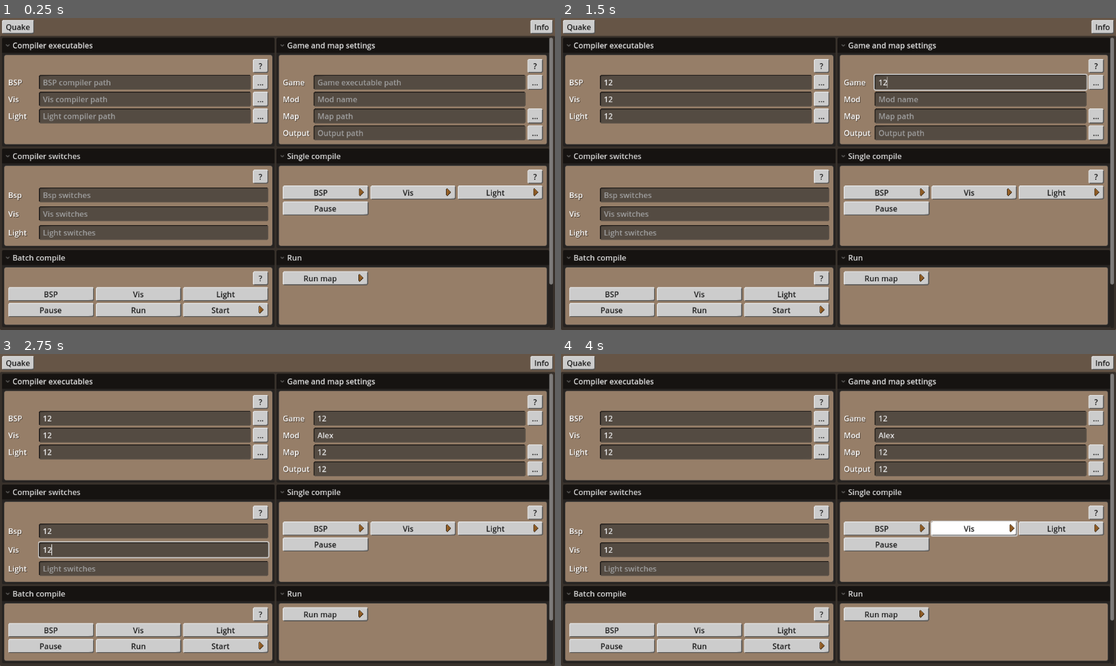
Above: before the commit, frames 1-4 (two rows, left to right).
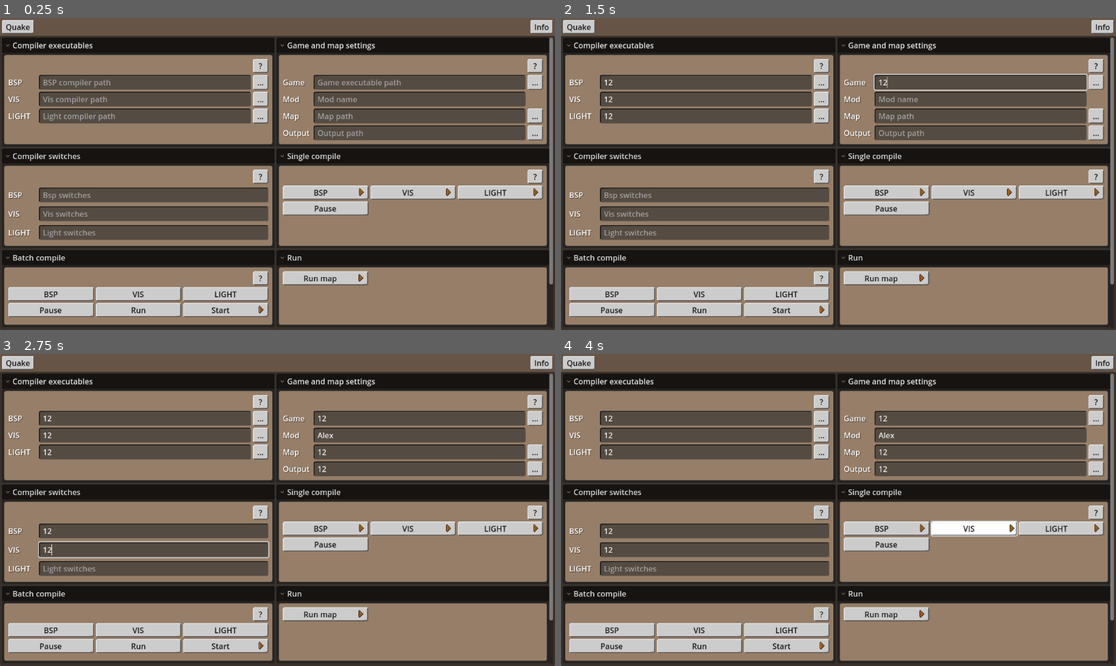
Above: after the commit, the same moments.

Repository: VictorKarp/Quakompiler
Game: Godot game, scene res://scenes/main/main.tscn
Same seed, same stepped clock (60 frames per second), same inputs: the game is played once before the commit and once after it.
Inputs (mouse positions are in pixels of both pictures, inside the frame that each line leads up to):
- Up to frame 1 (0.25 s): no input
- Up to frame 2 (1.5 s): click (705, 83) at 0.52 s; type "12" at 0.6 s; click (705, 99) at 0.75 s; type "12" at 0.83 s; click (705, 114) at 0.98 s; type "12" at 1.07 s; click (982, 83) at 1.27 s; type "12" at 1.35 s
- Up to frame 3 (2.75 s): click (421, 435) at 1.5 s; type "Alex" at 1.58 s; click (421, 450) at 1.73 s; type "12" at 1.82 s; click (421, 469) at 2.02 s; type "12" at 2.1 s; click (155, 531) at 2.25 s; type "12" at 2.33 s; click (155, 550) at 2.48 s; type "12" at 2.57 s
- Up to frame 4 (4 s): click "BSP" at 2.75 s; click "Vis" (after the commit: "VIS") at 3.5 s

The runs differ from the first frame. In frame 1, 0.3% of the frame differs, in the area x 2-92%, y 25-91%; in frame 2, 0.3%; in frame 3, 0.3%; in frame 4, 0.3%.

Commit message:
Spelling fixes on main and help pages

Diff:
--- a/scenes/main/main.tscn
+++ b/scenes/main/main.tscn
@@ -101,9 +101,9 @@
 topic = "Compiler executables"
 help_text = "You need to get a compiler from somewhere first before you can select it here. The compiler converts your .map file to a .bsp file which the game can run.
 
-[url=https://ericwa.github.io/ericw-tools/]ericw-tools[/url] …(161 unchanged characters)… url], extract the files and choose the Bsp, Vis and Light executables here in the GUI.
-
-Click the help button in the \"Compilation\" section for more info about the Bsp, Vis and Light stages.
+[url=https://ericwa.github.io/ericw-tools/]ericw-tools[/url] …(161 unchanged characters)… url], extract the files and choose the BSP, VIS and LIGHT executables here in the GUI.
+
+Click the help button in the \"Single compile\" section for more info about the BSP, VIS and LIGHT stages.
 
 "
 
@@ -127,7 +127,7 @@
 
 [node name="Vis" type="Label" parent="VBoxContainer/Tabs/Quake/ScrollContainer/HFlowContainer/Compilers/PanelContainer/MarginContainer/VBoxContainer/GridContainer"]
 layout_mode = 2
-text = "Vis"
+text = "VIS"
 
 [node name="VisPath" parent="VBoxContainer/Tabs/Quake/ScrollContainer/HFlowContainer/Compilers/PanelContainer/MarginContainer/VBoxContainer/GridContainer" instance=ExtResource("5_yyfjg")]
 layout_mode = 2
@@ -142,7 +142,7 @@
 
 [node name="Light" type="Label" parent="VBoxContainer/Tabs/Quake/ScrollContainer/HFlowContainer/Compilers/PanelContainer/MarginContainer/VBoxContainer/GridContainer"]
 layout_mode = 2
-text = "Light"
+text = "LIGHT"
 
 [node name="LightPath" parent="VBoxContainer/Tabs/Quake/ScrollContainer/HFlowContainer/Compilers/PanelContainer/MarginContainer/VBoxContainer/GridContainer" instance=ExtResource("5_yyfjg")]
 layout_mode = 2
@@ -278,9 +278,9 @@
 
 Switches always begin with a dash (-) and are separated by spaces. Some switches can use numbers as well. Read the documentation for your compiler to see which switches it provides. Here are some examples for the [url=https://ericwa.github.io/ericw-tools/]ericw-tools[/url] compilers:
 
-BSP:   -bsp2 -subdivide 128
-Vis:     -fast -v
-Light: -extra -bounce
+BSP:     -bsp2 -subdivide 128
+VIS:      -fast -v
+LIGHT: -extra -bounce
 
 If you are using the ericw-tools, read the docs for [url=https://ericwa.github.io/ericw-tools/doc/qbsp.html]qbsp[/url], [url=https://ericwa.github.io/ericw-tools/doc/vis.html]vis[/url] and [url=https://ericwa.github.io/ericw-tools/doc/light.html]light[/url] to learn about each stage's switches."
 
@@ -294,7 +294,7 @@
 [node name="Label" type="Label" parent="VBoxContainer/Tabs/Quake/ScrollContainer/HFlowContainer/CompilerSwitches/PanelContainer/MarginContainer/VBoxContainer/HBoxContainer2"]
 custom_minimum_size = Vector2(60, 0)
 layout_mode = 2
-text = "Bsp"
+text = "BSP"
 
 [node name="BspSwitches" parent="VBoxContainer/Tabs/Quake/ScrollContainer/HFlowContainer/CompilerSwitches/PanelContainer/MarginContainer/VBoxContainer/HBoxContainer2" instance=ExtResource("5_yyfjg")]
 layout_mode = 2
@@ -319,7 +319,7 @@
 [node name="Label2" type="Label" parent="VBoxContainer/Tabs/Quake/ScrollContainer/HFlowContainer/CompilerSwitches/PanelContainer/MarginContainer/VBoxContainer/HBoxContainer3"]
 custom_minimum_size = Vector2(60, 0)
 layout_mode = 2
-text = "Vis"
+text = "VIS"
 
 [node name="VisSwitches" parent="VBoxContainer/Tabs/Quake/ScrollContainer/HFlowContainer/CompilerSwitches/PanelContainer/MarginContainer/VBoxContainer/HBoxContainer3" instance=ExtResource("5_yyfjg")]
 layout_mode = 2
@@ -344,7 +344,7 @@
 [node name="Label3" type="Label" parent="VBoxContainer/Tabs/Quake/ScrollContainer/HFlowContainer/CompilerSwitches/PanelContainer/MarginContainer/VBoxContainer/HBoxContainer4"]
 custom_minimum_size = Vector2(60, 0)
 layout_mode = 2
-text = "Light"
+text = "LIGHT"
 
 [node name="LightSwitches" parent="VBoxContainer/Tabs/Quake/ScrollContainer/HFlowContainer/CompilerSwitches/PanelContainer/MarginContainer/VBoxContainer/HBoxContainer4" instance=ExtResource("5_yyfjg")]
 layout_mode = 2
@@ -383,11 +383,11 @@
 
 [i]BSP[/i] (Binary Space Partitioning) compiles the physical structure of your map. This is sufficient to play your map, but there will be no optimization or shadows.
 
-[i]Vis[/i] (visibility) is for performance optimization. Compiles visibility (which parts of your map can be seen from which position - things that can't be  seen aren't rendered) and automatically generates ambient sounds. Only works if your map doesn't have a leak.
-
-[i]Light[/i] compiles lights and shadows.
-
-[i]Keep open[/i] prevents the compiler window from closing automatically after compilation has finished so you can read the compile log."
+[i]VIS[/i] (visibility) is for performance optimization. Compiles visibility (which parts of your map can be seen from which position - things that can't be  seen aren't rendered) and automatically generates ambient sounds. Only works if your map doesn't have a leak.
+
+[i]LIGHT[/i] compiles lights and shadows.
+
+[i]Pause[/i] prevents the compiler window from closing automatically after compilation has finished so you can read the compile log."
 
 [node name="GridContainer" type="GridContainer" parent="VBoxContainer/Tabs/Quake/ScrollContainer/HFlowContainer/SingleCompile/PanelContainer/MarginContainer/VBoxContainer"]
 layout_mode = 2
@@ -399,12 +399,12 @@
 
 [node name="CompileVis" parent="VBoxContainer/Tabs/Quake/ScrollContainer/HFlowContainer/SingleCompile/PanelContainer/MarginContainer/VBoxContainer/GridContainer" instance=ExtResource("9_blune")]
 layout_mode = 2
-text = "Vis"
+text = "VIS"
 stage = 1
 
 [node name="CompileLight" parent="VBoxContainer/Tabs/Quake/ScrollContainer/HFlowContainer/SingleCompile/PanelContainer/MarginContainer/VBoxContainer/GridContainer" instance=ExtResource("9_blune")]
 layout_mode = 2
-text = "Light"
+text = "LIGHT"
 stage = 2
 
 [node name="PauseAfterSingle" parent="VBoxContainer/Tabs/Quake/ScrollContainer/HFlowContainer/SingleCompile/PanelContainer/MarginContainer/VBoxContainer/GridContainer" instance=ExtResource("8_ouso4")]
@@ -432,7 +432,7 @@
 
 Enable [i]Run[/i] if you want the GUI to launch your map after compilation has finished.
 
-[i]Keep open[/i] prevents the compiler window from closing automatically after compilation has finished so you can read the compile log."
+[i]Pause[/i] prevents the compiler window from closing automatically after compilation has finished so you can read the compile log."
 
 [node name="GridContainer" type="GridContainer" parent="VBoxContainer/Tabs/Quake/ScrollContainer/HFlowContainer/BatchCompile/PanelContainer/MarginContainer/VBoxContainer"]
 layout_mode = 2
@@ -445,12 +445,12 @@
 
 [node name="VisEnabled" parent="VBoxContainer/Tabs/Quake/ScrollContainer/HFlowContainer/BatchCompile/PanelContainer/MarginContainer/VBoxContainer/GridContainer" instance=ExtResource("8_ouso4")]
 layout_mode = 2
-text = "Vis"
+text = "VIS"
 config_key = "vis_enabled"
 
 [node name="LightEnabled" parent="VBoxContainer/Tabs/Quake/ScrollContainer/HFlowContainer/BatchCompile/PanelContainer/MarginContainer/VBoxContainer/GridContainer" instance=ExtResource("8_ouso4")]
 layout_mode = 2
-text = "Light"
+text = "LIGHT"
 config_key = "light_enabled"
 
 [node name="PauseAfterBatch" parent="VBoxContainer/Tabs/Quake/ScrollContainer/HFlowContainer/BatchCompile/PanelContainer/MarginContainer/VBoxContainer/GridContainer" instance=ExtResource("8_ouso4")]
